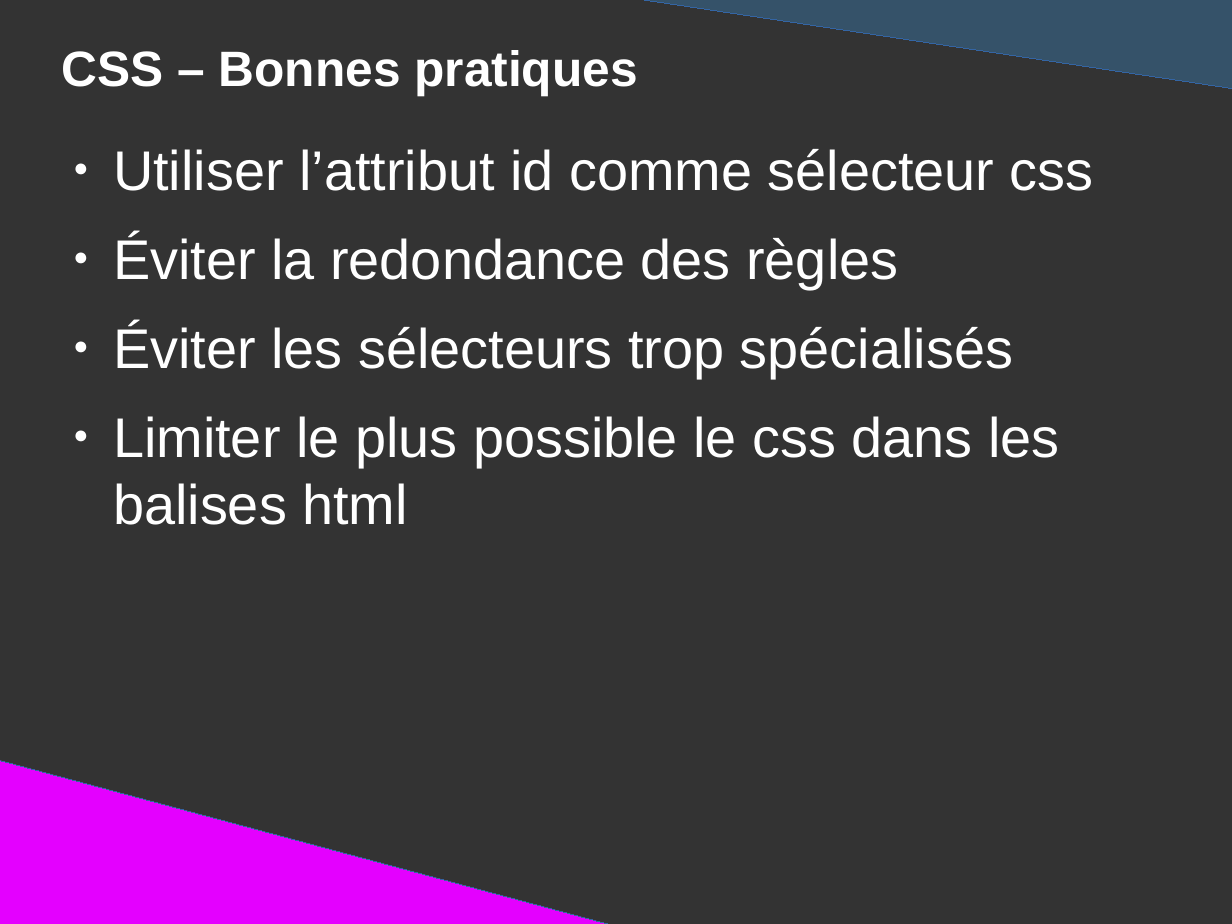
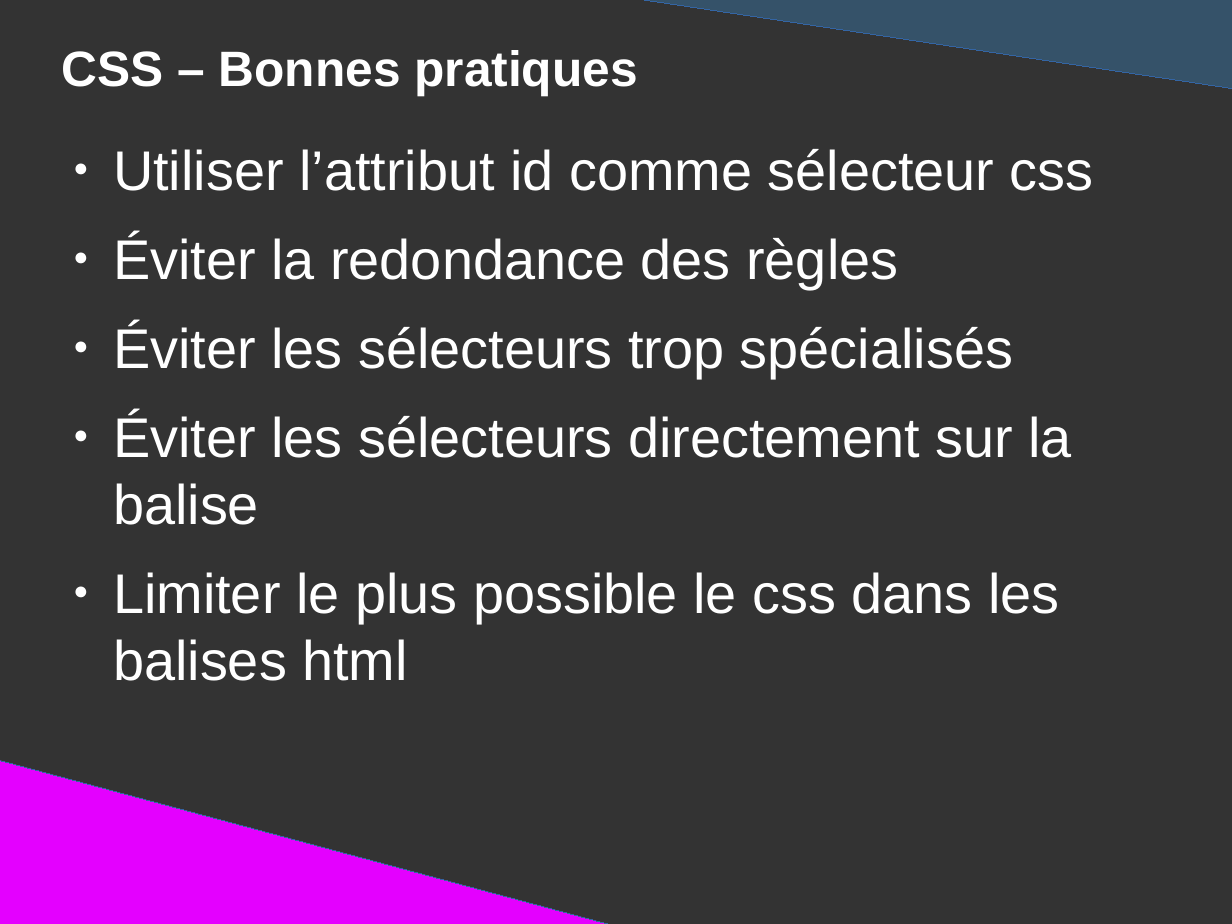
Before and after one commit to DanYellow/presentations, a slide deck: slide 97 of mmi/html/travaux-pratiques/numero-1/presentation.odp (slide 87 before the commit). Drawn at 1232x924 pixels with LibreOffice and Linux fonts; fonts in the diff are those of the drawing. Boxes give left, top, right and bottom in pixels: in the first picture for what was removed or moved away, otherwise in the second. Text is boxed around its words. In the diff, an @@ line names an element or a change of style, - is before the commit and + after.

```diff
--- a/mmi/html/travaux-pratiques/numero-1/presentation.odp
+++ b/mmi/html/travaux-pratiques/numero-1/presentation.odp
@@ text at (113,413,1072,525): paragraph added @@
+● Éviter les sélecteurs directement sur la balise
```
Also in this commit, not shown: 6 other slides changed, 12 slides added, 2 slides removed, 4 other files.
